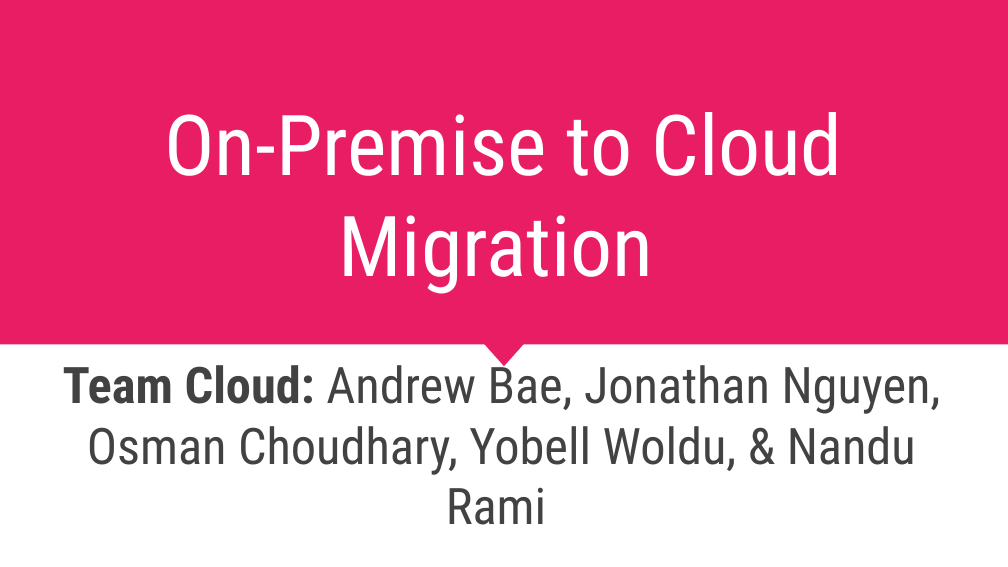
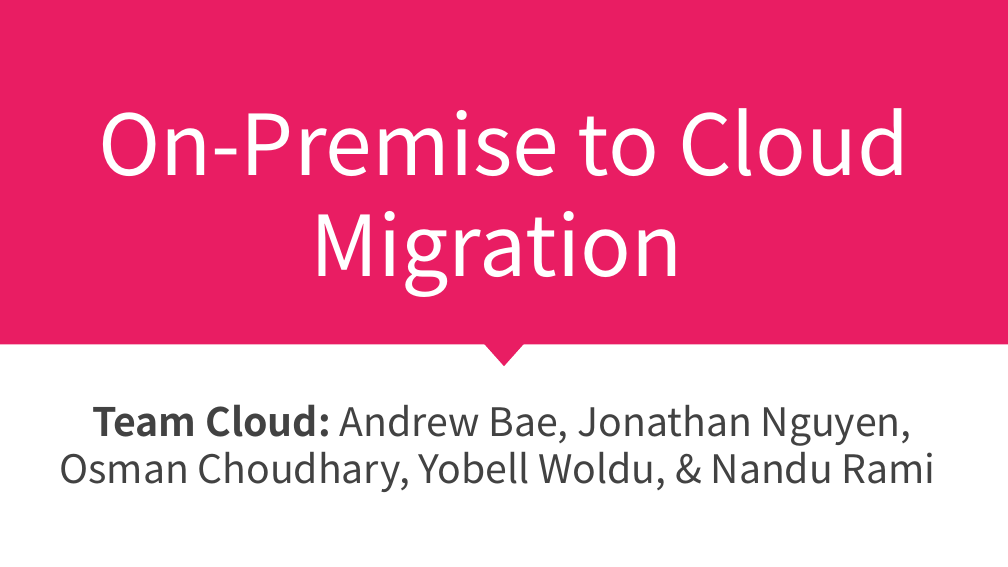
Before and after one commit to IS436TeamCloud/IS436TeamCloud, a slide deck: slide 1 of 436 - Deliverable 1 .pptx. Drawn at 1008x567 pixels with LibreOffice and Linux fonts; fonts in the diff are those of the drawing. Boxes give left, top, right and bottom in pixels: in the first picture for what was removed or moved away, otherwise in the second. Text is boxed around its words. In the diff, an @@ line names an element or a change of style, - is before the commit and + after.

```diff
--- a/436 - Deliverable 1 .pptx
+++ b/436 - Deliverable 1 .pptx
@@ title "On-Premise to Cloud Migration" at box(98, 108, 909, 297): font Roboto Condensed to Noto Sans CJK SC @@
@@ subtitle "Team Cloud: Andrew Bae, Jonathan ..." at box(59, 404, 936, 492): size 36 to 28 pt, font Roboto Condensed to Noto Sans CJK SC @@
```
Also in this commit, not shown: 8 other slides changed.
